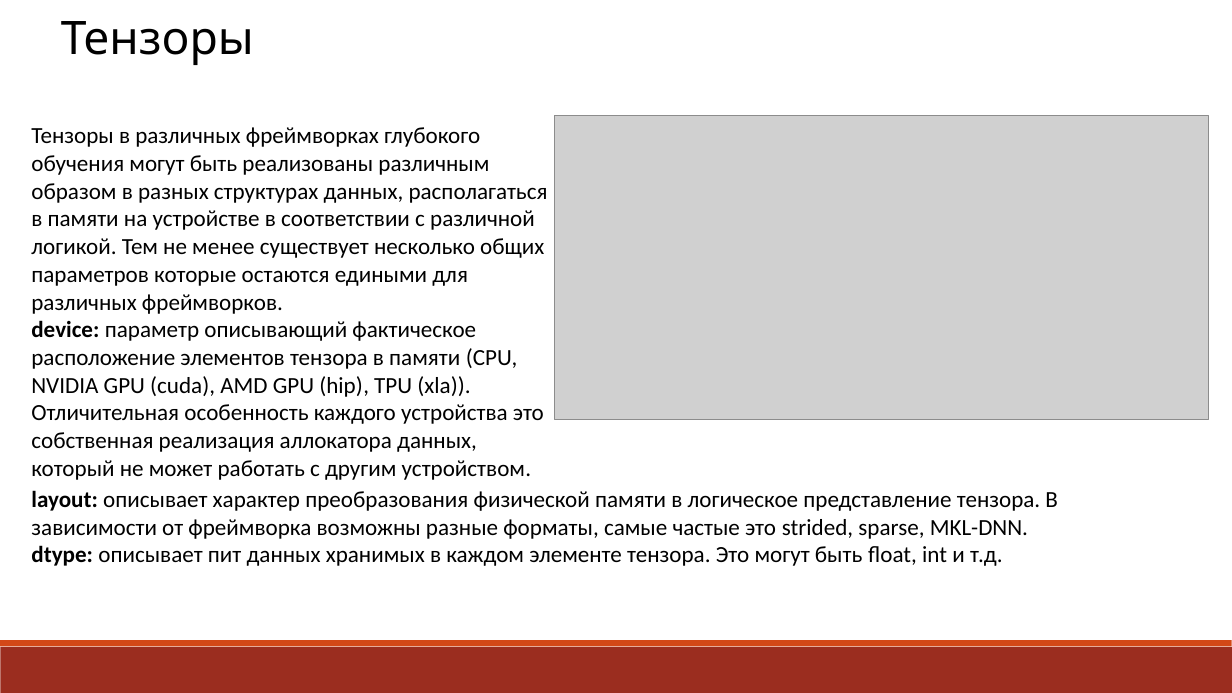
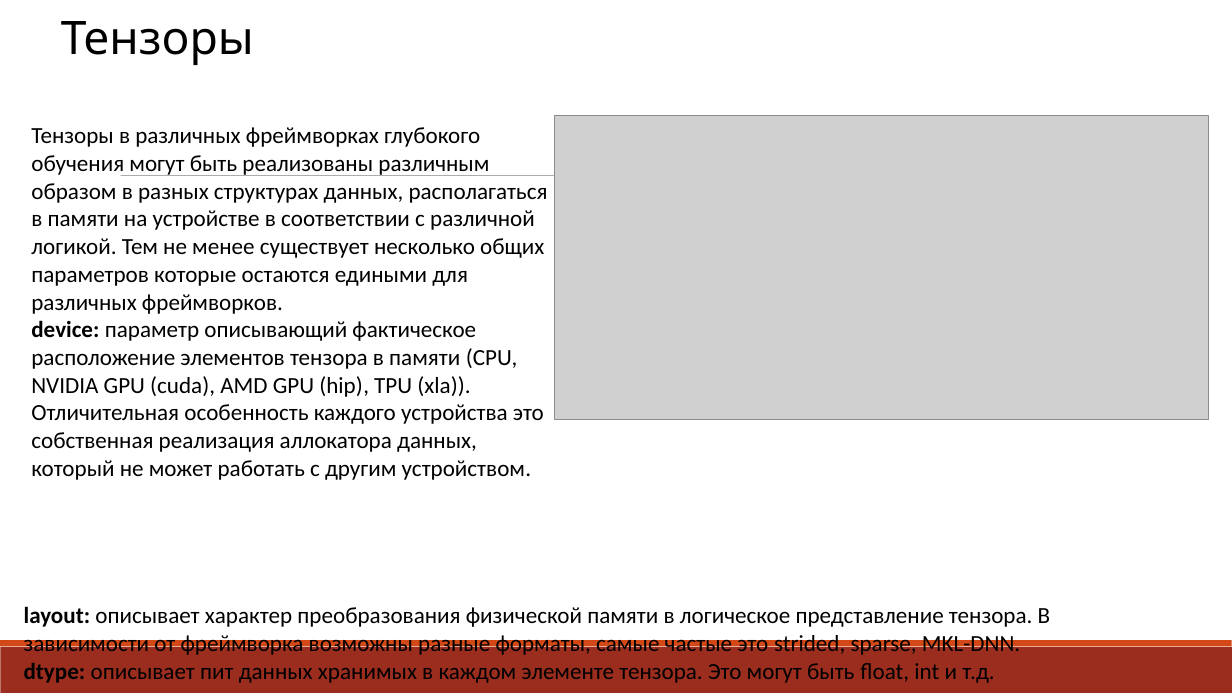
Before and after one commit to box1t/poor_monk, a slide deck: slide 10 of 7th_term/about_ai_course/ml/exam-frameworks/Лекция 8-тензоры.pptx (slide 15 before the commit). Drawn at 1232x693 pixels with LibreOffice and Linux fonts; fonts in the diff are those of the drawing; grey boxes stand for pictures. Boxes give left, top, right and bottom in pixels: in the first picture for what was removed or moved away, otherwise in the second. Text is boxed around its words. In the diff, an @@ line names an element or a change of style, - is before the commit and + after.

```diff
--- a/7th_term/about_ai_course/ml/exam-frameworks/Лекция 8-тензоры.pptx
+++ b/7th_term/about_ai_course/ml/exam-frameworks/Лекция 8-тензоры.pptx
@@ line added from (120, 176) to (1128, 176), #808080 0.5 pt @@
@@ text "layout: описывает характер преобразования физической ...": place and size @@
-text "layout: описывает характер преобразования физической ..." at <box>31,490,1058,566</box>
+text "layout: описывает характер преобразования физической ..." at <box>24,606,1051,683</box>
```
Also in this commit, not shown: 15 other slides changed, 1 slide added, 10 slides removed, 40 other files.
